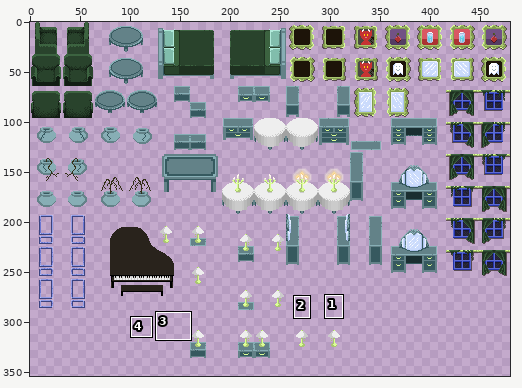
Two versions of one sprite sheet, assets/ghostProps02.png. The picture above shows the old version from afar; the outline marks the close-up.
Close-up. Before:
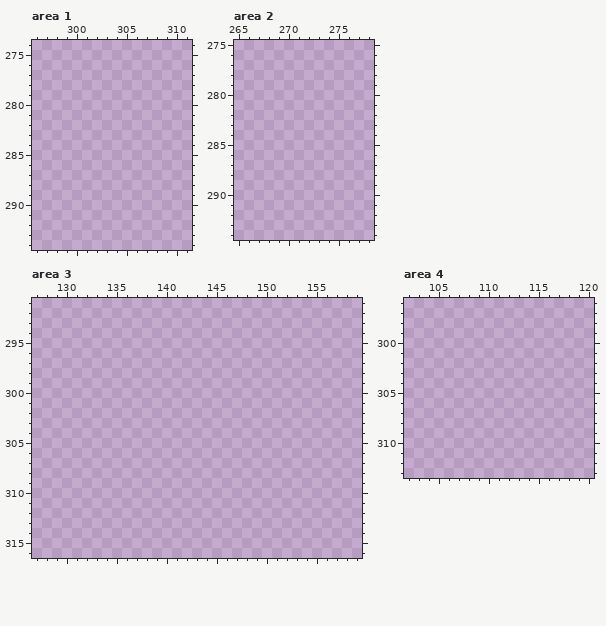
The file is 480x360 pixels. Colours within 5 levels of each other are drawn and written as one. Shown: area 1: x 296..311, y 274..294; area 2: x 265..278, y 275..294; area 3: x 127..159, y 291..316; area 4: x 102..120, y 296..313. The wide view leaves out empty margins. The commit also changed other parts of the picture, which this record leaves out.
And afterwards:
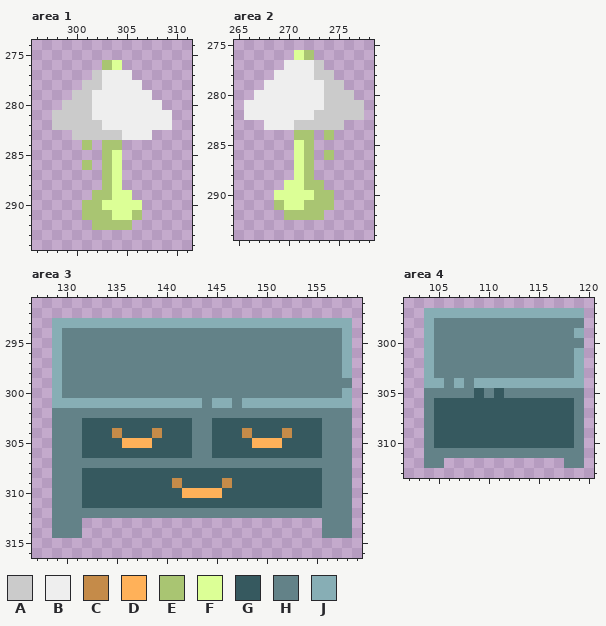
Palette (. is transparent): A #cbcbcb  B #eeeeee  C #c58b49  D #ffb159  E #a9c572  F #dcff96  G #36595f  H #638288  J #87aeb5
The exact change:
--- area 1
@@ x 296..311 @@
 275 ................
-276 ................
-277 ................
-278 ................
-279 ................
-280 ................
-281 ................
-282 ................
-283 ................
-284 ................
-285 ................
-286 ................
-287 ................
-288 ................
-289 ................
-290 ................
-291 ................
-292 ................
+276 .......EF.......
+277 ......ABBB......
+278 .....AABBBB.....
+279 ....AABBBBBB....
+280 ...AAABBBBBBB...
+281 ..AAAABBBBBBBB..
+282 ..AAAAABBBBBBB..
+283 ....AAAAABBB....
+284 .....E.EE.......
+285 .......EF.......
+286 .....E.EF.......
+287 .......EF.......
+288 .......EF.......
+289 ......EEFF......
+290 .....EEFFFF.....
+291 .....EEEFFE.....
+292 ......EEEE......
 293 ................
--- area 2
@@ x 265..278 @@
 275 ..............
-276 ..............
-277 ..............
-278 ..............
-279 ..............
-280 ..............
-281 ..............
-282 ..............
-283 ..............
-284 ..............
-285 ..............
-286 ..............
-287 ..............
-288 ..............
-289 ..............
-290 ..............
-291 ..............
-292 ..............
+276 ......FE......
+277 .....BBBA.....
+278 ....BBBBAA....
+279 ...BBBBBBAA...
+280 ..BBBBBBBAAA..
+281 .BBBBBBBBAAAA.
+282 .BBBBBBBAAAAA.
+283 ...BBBAAAAA...
+284 ......EE.E....
+285 ......FE......
+286 ......FE.E....
+287 ......FE......
+288 ......FE......
+289 .....FFEE.....
+290 ....FFFFEE....
+291 ....EFFEEE....
+292 .....EEEE.....
 293 ..............
--- area 3
@@ x 127..159 @@
 292 .................................
-293 .................................
-294 .................................
-295 .................................
-296 .................................
-297 .................................
-298 .................................
-299 .................................
-300 .................................
-301 .................................
-302 .................................
-303 .................................
-304 .................................
-305 .................................
-306 .................................
-307 .................................
-308 .................................
-309 .................................
-310 .................................
-311 .................................
-312 .................................
-313 .................................
-314 .................................
+293 ..JJJJJJJJJJJJJJJJJJJJJJJJJJJJJJ.
+294 ..JHHHHHHHHHHHHHHHHHHHHHHHHHHHHJ.
+295 ..JHHHHHHHHHHHHHHHHHHHHHHHHHHHHJ.
+296 ..JHHHHHHHHHHHHHHHHHHHHHHHHHHHHJ.
+297 ..JHHHHHHHHHHHHHHHHHHHHHHHHHHHHJ.
+298 ..JHHHHHHHHHHHHHHHHHHHHHHHHHHHHJ.
+299 ..JHHHHHHHHHHHHHHHHHHHHHHHHHHHHH.
+300 ..JHHHHHHHHHHHHHHHHHHHHHHHHHHHHJ.
+301 ..JJJJJJJJJJJJJJJHJJHJJJJJJJJJJJ.
+302 ..HHHHHHHHHHHHHHHHHHHHHHHHHHHHHH.
+303 ..HHHGGGGGGGGGGGHHGGGGGGGGGGGHHH.
+304 ..HHHGGGCGGGCGGGHHGGGCGGGCGGGHHH.
+305 ..HHHGGGGDDDGGGGHHGGGGDDDGGGGHHH.
+306 ..HHHGGGGGGGGGGGHHGGGGGGGGGGGHHH.
+307 ..HHHHHHHHHHHHHHHHHHHHHHHHHHHHHH.
+308 ..HHHGGGGGGGGGGGGGGGGGGGGGGGGHHH.
+309 ..HHHGGGGGGGGGCGGGGCGGGGGGGGGHHH.
+310 ..HHHGGGGGGGGGGDDDDGGGGGGGGGGHHH.
+311 ..HHHGGGGGGGGGGGGGGGGGGGGGGGGHHH.
+312 ..HHHHHHHHHHHHHHHHHHHHHHHHHHHHHH.
+313 ..HHH........................HHH.
+314 ..HHH........................HHH.
 315 .................................
--- area 4
@@ x 102..120 @@
 296 ...................
-297 ...................
-298 ...................
-299 ...................
-300 ...................
-301 ...................
-302 ...................
-303 ...................
-304 ...................
-305 ...................
-306 ...................
-307 ...................
-308 ...................
-309 ...................
-310 ...................
-311 ...................
-312 ...................
+297 ..JJJJJJJJJJJJJJJJ.
+298 ..JHHHHHHHHHHHHHHH.
+299 ..JHHHHHHHHHHHHHHJ.
+300 ..JHHHHHHHHHHHHHHH.
+301 ..JHHHHHHHHHHHHHHJ.
+302 ..JHHHHHHHHHHHHHHJ.
+303 ..JHHHHHHHHHHHHHHJ.
+304 ..JJHJHJJJJJJJJJJJ.
+305 ..HHHHHGHGHHHHHHHH.
+306 ..HGGGGGGGGGGGGGGH.
+307 ..HGGGGGGGGGGGGGGH.
+308 ..HGGGGGGGGGGGGGGH.
+309 ..HGGGGGGGGGGGGGGH.
+310 ..HGGGGGGGGGGGGGGH.
+311 ..HHHHHHHHHHHHHHHH.
+312 ..HH............HH.
 313 ...................
Where, in picture pixels (left, top, right, bottom), the same in both close-ups:
added: (52, 60, 172, 230)
added: (244, 50, 364, 220)
added: (52, 318, 352, 538)
added: (424, 308, 584, 468)
